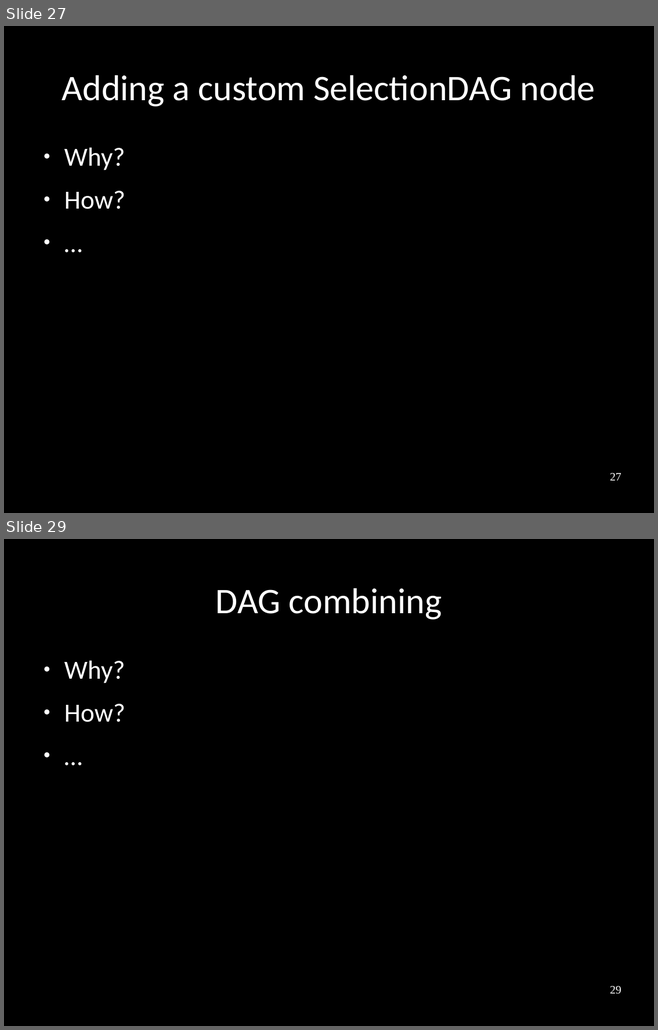
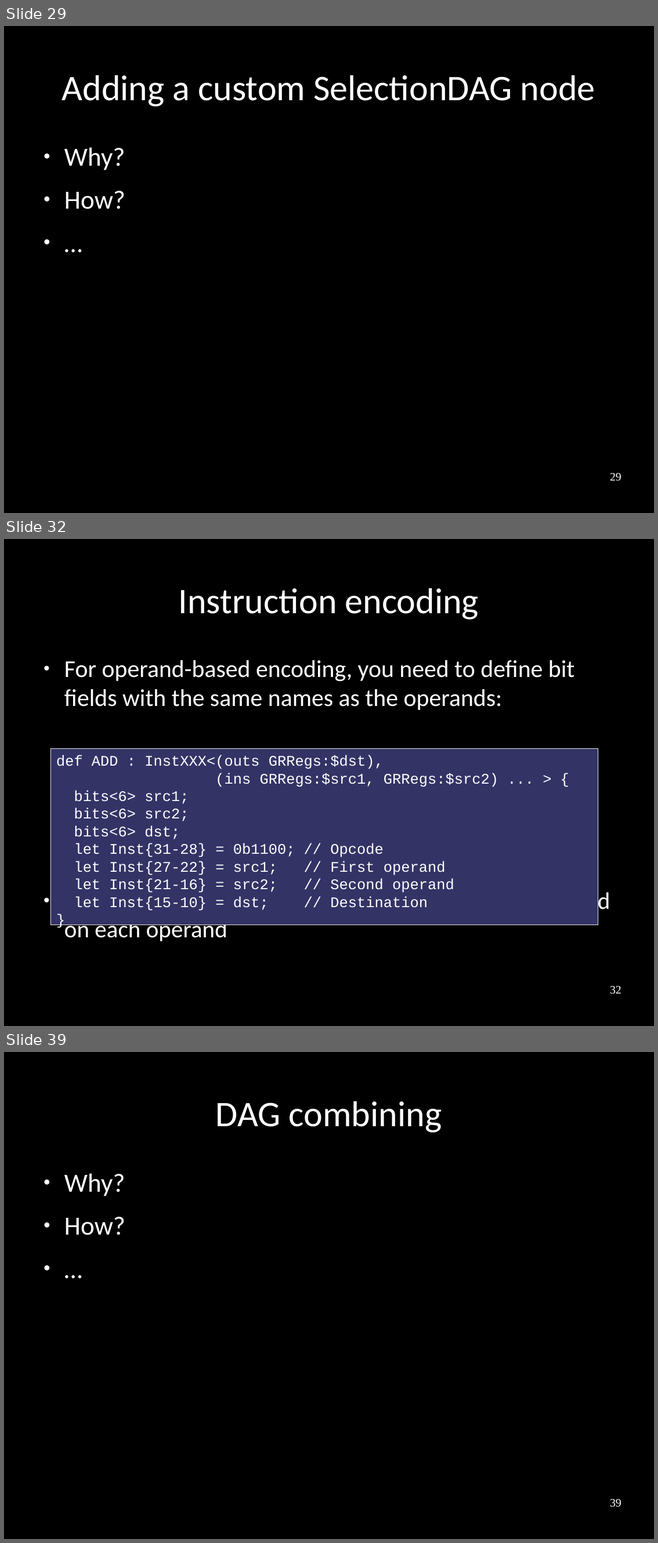
Before and after one commit to frasercrmck/llvm-leg, a slide deck: docs/Codeplay/Slides.odp. Shown one above the other, each under a label of ours: slides 27 and 29 before the commit, slides 29, 32 and 39 after it; the slides between them are not shown. The pictures are 658x1030 and 658x1543 pixels, drawn with LibreOffice and Linux fonts; fonts in the diff are those of the drawing. Boxes give left, top, right and bottom in pixels: in the first picture for what was removed or moved away, otherwise in the second. Text is boxed around its words. In the diff, an @@ line names an element or a change of style, - is before the commit and + after.

```diff
--- a/docs/Codeplay/Slides.odp
+++ b/docs/Codeplay/Slides.odp
@@ slide 32 added at [4,539,654,1026], background #000000 @@
@@ title added at [179,588,478,620], 44 pt, text #FFFFFF @@
+Instruction encoding
@@ text added at [64,660,610,943], 29.6 pt, text #FFFFFF @@
+● For operand-based encoding, you need to define bit fields with the same names as the operands:
+● XXXMCCodeEmitter::getMachineOpValue() will be called on each operand
@@ rectangle added at [50,748,598,925], fill #333366, outline #E6E6E6 0 pt, 18 pt, text #FFFFFF @@
+def ADD : InstXXX<(outs GRRegs:$dst),
+(ins GRRegs:$src1, GRRegs:$src2) ... > {
+bits<6> src1;
+bits<6> src2;
+bits<6> dst;
+let Inst{31-28} = 0b1100; // Opcode
+let Inst{27-22} = src1; // First operand
+let Inst{21-16} = src2; // Second operand
+let Inst{15-10} = dst; // Destination
+}
@@ page number added at [610,986,621,994], 14 pt, text #FFFFFF @@
+32
@@ what was slide 27 is now slide 29 @@
@@ page number at [610,473,621,481]: text changed @@
-27
+29
@@ what was slide 29 is now slide 39 @@
@@ page number at [610,1499,621,1507]: text changed @@
-29
+39
```
Also in this commit, not shown: 4 slides changed, 9 other slides added.
